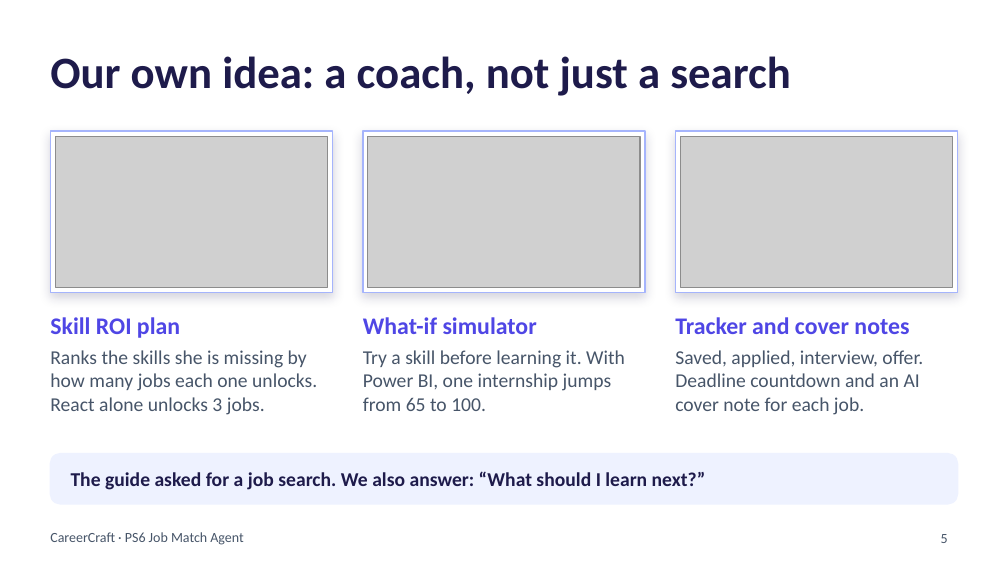
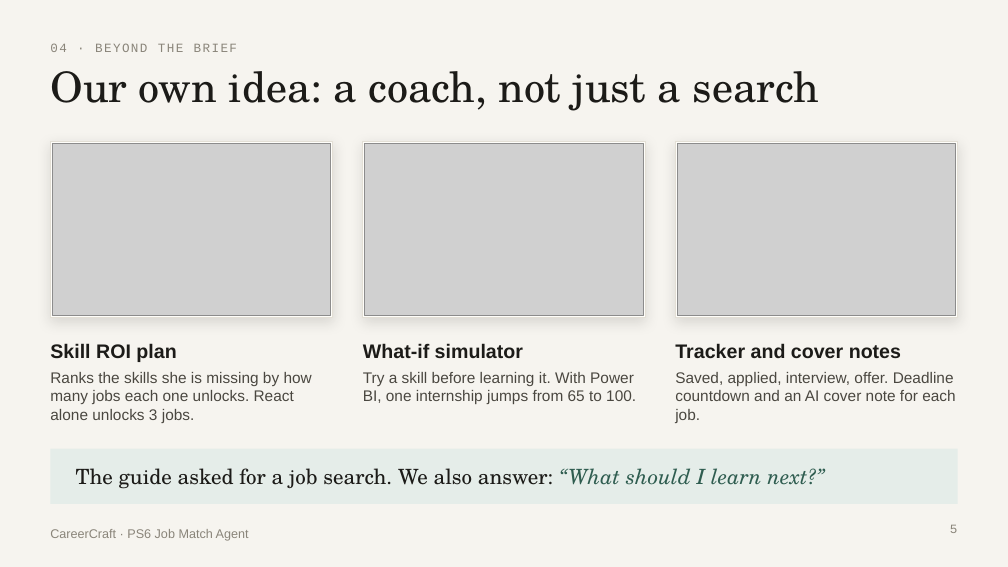
Before and after one commit to retro-ayush/CareerCraft, a slide deck: slide 5 of slides/CareerCraft_PS6.pptx. Drawn at 1008x567 pixels with LibreOffice and Linux fonts; fonts in the diff are those of the drawing; grey boxes stand for pictures. Boxes give left, top, right and bottom in pixels: in the first picture for what was removed or moved away, otherwise in the second. Text is boxed around its words. In the diff, an @@ line names an element or a change of style, - is before the commit and + after.

```diff
--- a/slides/CareerCraft_PS6.pptx
+++ b/slides/CareerCraft_PS6.pptx
@@ background #FFFFFF to #F6F4EF @@
@@ text added at bbox=[50, 43, 237, 52], 9 pt, text #8A857A @@
+04 · BEYOND THE BRIEF
@@ title "Our own idea: a coach, ...": place and size @@
-title "Our own idea: a coach, ..." at bbox=[50, 56, 791, 96]
+title "Our own idea: a coach, ..." at bbox=[50, 71, 819, 111]
@@ title "Our own idea: a coach, ..." at bbox=[50, 71, 819, 111]: size 32 to 30 pt, font Calibri to TeX Gyre Schola, text colour #1E1B4B to #1C1B18, bold off; vertical alignment middle to top @@
@@ rectangle: place and size @@
-rectangle at bbox=[50, 131, 333, 292]
+rectangle at bbox=[50, 141, 333, 318]
@@ picture: place and size @@
-picture at bbox=[55, 136, 328, 287]
+picture at bbox=[52, 143, 331, 316]
@@ rectangle: place and size @@
-rectangle at bbox=[363, 131, 645, 292]
+rectangle at bbox=[363, 141, 645, 318]
@@ picture: place and size @@
-picture at bbox=[368, 136, 640, 287]
+picture at bbox=[365, 143, 643, 316]
@@ fill #FFFFFF to #FFFEFA; outline #A5B4FC 1 pt to #E3DFD5 0.75 pt; shadow changed in 3 elements at bbox=[50, 141, 333, 318], bbox=[363, 141, 645, 318], bbox=[675, 141, 958, 318] @@
@@ rectangle: place and size @@
-rectangle at bbox=[675, 131, 958, 292]
+rectangle at bbox=[675, 141, 958, 318]
@@ picture: place and size @@
-picture at bbox=[680, 136, 953, 287]
+picture at bbox=[677, 143, 956, 316]
@@ text "Skill ROI plan": place and size @@
-text "Skill ROI plan" at bbox=[50, 317, 180, 338]
+text "Skill ROI plan" at bbox=[50, 343, 176, 362]
@@ text "What-if simulator": place and size @@
-text "What-if simulator" at bbox=[363, 317, 537, 334]
+text "What-if simulator" at bbox=[363, 343, 523, 358]
@@ size 17 to 14 pt, font Calibri to Arial, text colour #4F46E5 to #1C1B18 in 3 elements at bbox=[50, 343, 176, 362], bbox=[363, 343, 523, 358], bbox=[675, 343, 901, 358] @@
@@ text "Tracker and cover notes": place and size @@
-text "Tracker and cover notes" at bbox=[675, 317, 909, 334]
+text "Tracker and cover notes" at bbox=[675, 343, 901, 358]
@@ text "Ranks the skills she is ...": place and size @@
-text "Ranks the skills she is ..." at bbox=[50, 350, 317, 415]
+text "Ranks the skills she is ..." at bbox=[50, 372, 312, 423]
@@ text "Try a skill before learning ...": place and size @@
-text "Try a skill before learning ..." at bbox=[363, 350, 625, 411]
+text "Try a skill before learning ..." at bbox=[363, 372, 636, 404]
@@ size 14 to 11 pt, font Calibri to Arial, text colour #475569 to #4A4740 in 3 elements at bbox=[50, 372, 312, 423], bbox=[363, 372, 636, 404], bbox=[675, 372, 955, 423] @@
@@ text "Saved, applied, interview, offer. Deadline ...": place and size @@
-text "Saved, applied, interview, offer. Deadline ..." at bbox=[675, 350, 923, 415]
+text "Saved, applied, interview, offer. Deadline ..." at bbox=[675, 372, 955, 423]
@@ rectangle added at bbox=[50, 449, 958, 504], fill #E5EDE9 @@
@@ text "The guide asked for a ..." at bbox=[76, 468, 824, 489]: size 14 to 15 pt, font Calibri to TeX Gyre Schola, bold off; text colour #1E1B4B to #1C1B18 in "The guide asked for a job search. ..."; text colour #1E1B4B to #2F5D50, italic on in "“What should I learn next?”" @@
@@ rounded rectangle removed at bbox=[50, 454, 958, 504] @@
@@ text "CareerCraft · PS6 Job Match ..." at bbox=[50, 529, 249, 541]: size 10 to 9 pt, font Calibri to Arial, text colour #475569 to #8A857A @@
@@ page number at bbox=[950, 525, 958, 533]: size 10 to 9 pt, font Calibri to Courier New, text colour #475569 to #8A857A @@
```
Also in this commit, not shown: 4 other slides changed, 19 other files.
